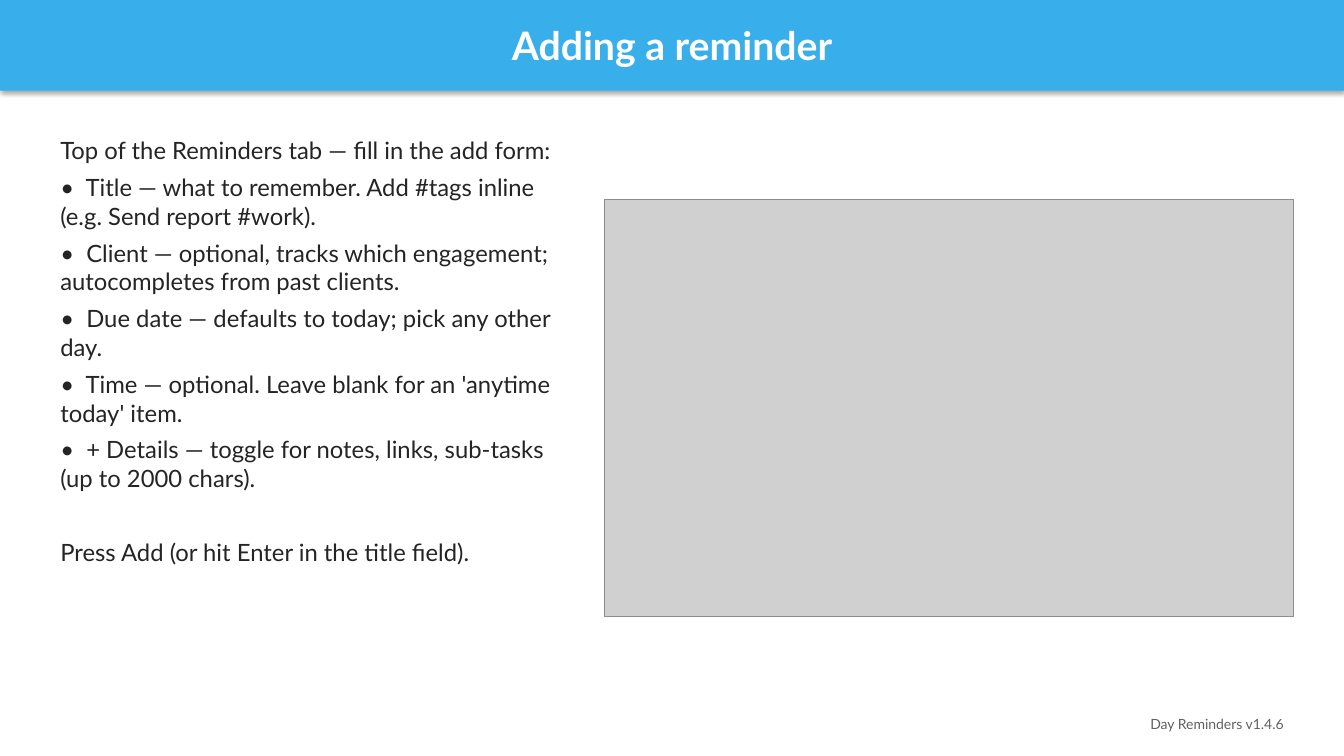
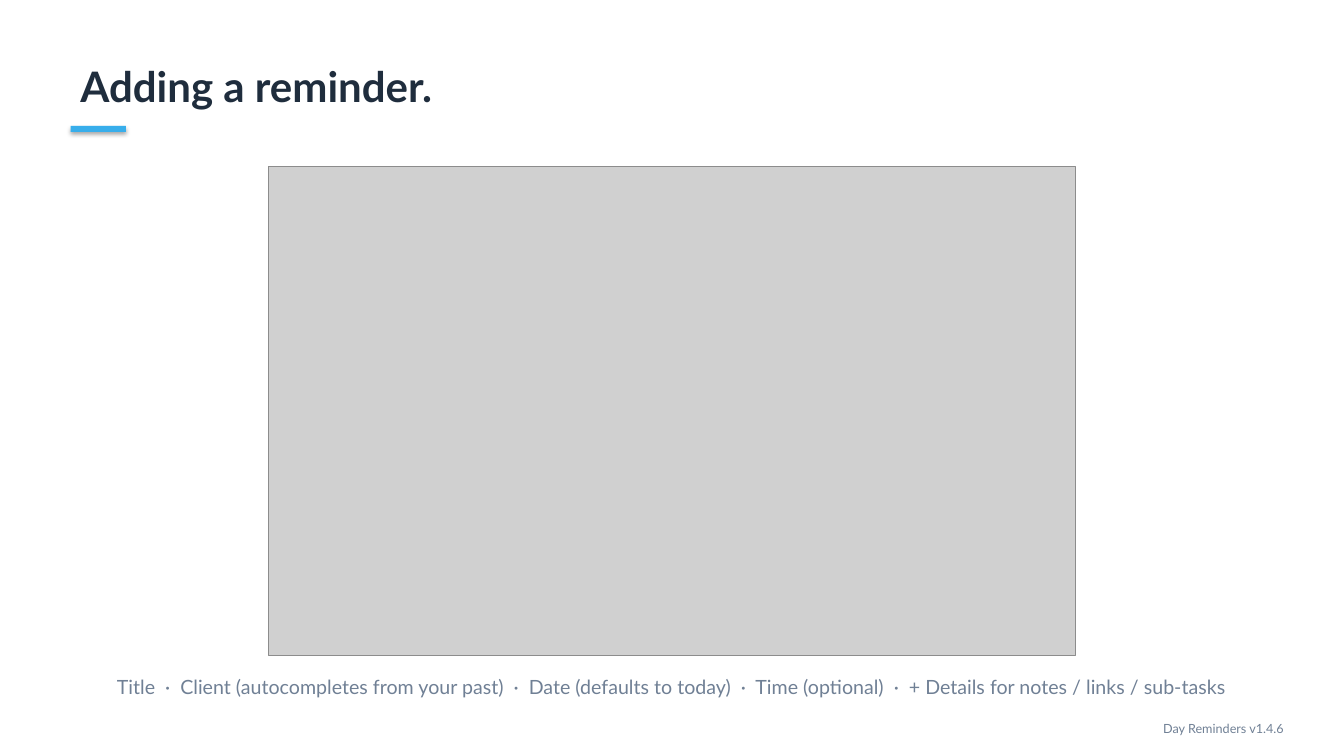
Before and after one commit to projectvelox/team-reminder, a slide deck: slide 4 of docs/DayReminders-Overview.pptx (slide 3 before the commit). Drawn at 1344x756 pixels with LibreOffice and Linux fonts; fonts in the diff are those of the drawing; grey boxes stand for pictures. Boxes give left, top, right and bottom in pixels: in the first picture for what was removed or moved away, otherwise in the second. Text is boxed around its words. In the diff, an @@ line names an element or a change of style, - is before the commit and + after.

```diff
--- a/docs/DayReminders-Overview.pptx
+++ b/docs/DayReminders-Overview.pptx
@@ text "Adding a reminder.": place and size @@
-text "Adding a reminder." at box(0, 0, 1344, 91)
+text "Adding a reminder." at box(80, 70, 432, 110)
@@ text "Adding a reminder." at box(80, 70, 432, 110): vertical alignment middle to top; fill #38AEEB to none; shadow off @@
@@ text at box(80, 70, 432, 110): text changed; size 28 to 30 pt; text colour #FFFFFF to #1F2D3D @@
-Adding a reminder
+Adding a reminder.
@@ text removed at box(60, 141, 551, 565) @@
-Top of the Reminders tab — fill in the add form:
-• Title — what to remember. Add #tags inline (e.g. Send report #work).
-• Client — optional, tracks which engagement; autocompletes from past clients.
-• Due date — defaults to today; pick any other day.
-• Time — optional. Leave blank for an 'anytime today' item.
-• + Details — toggle for notes, links, sub-tasks (up to 2000 chars).
-Press Add (or hit Enter in the title field).
@@ rectangle added at box(71, 126, 126, 132), fill #38AEEB @@
@@ picture: place and size @@
-picture at box(605, 200, 1294, 617)
+picture at box(268, 166, 1076, 655)
@@ text added at box(117, 679, 1225, 698), 14 pt, text #708095 @@
+Title · Client (autocompletes from your past) · Date (defaults to today) · Time (optional) · + Details for notes / links / sub-tasks
@@ text "Day Reminders v1.4.6" at box(1163, 724, 1283, 735): size 10 to 9 pt, text colour #616161 to #708095 @@
```
Also in this commit, not shown: 6 other slides changed, 2 slides added, 2 slides removed, 2 other files.
